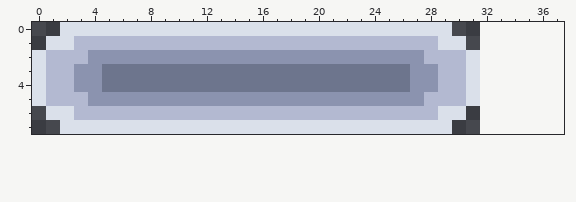
Two states of a pixel-art file, assets/brick break paddle.aseprite. Above, as it was before the edit.
32x8 pixels, 1 frame. The old version is drawn lined up with the new one, on the new canvas.
Now the later version:
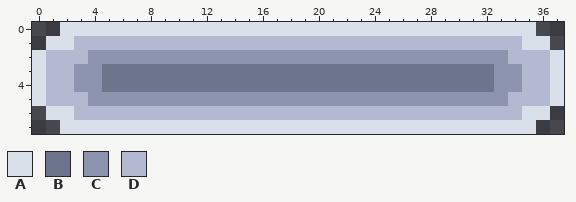
Palette (. is transparent): A #dae0ea  B #6d758d  C #8b93af  D #b3b9d1
Edits made:
canvas 32x8 -> 38x8
@@ x 25..37 @@
-0 AAAAA........
-1 DDDDAA.......
-2 CCCDDDA......
-3 BBCCDDA......
-4 BBCCDDA......
-5 CCCDDDA......
-6 DDDDAA.......
-7 AAAAA........
+0 AAAAAAAAAAA..
+1 DDDDDDDDDDAA.
+2 CCCCCCCCCDDDA
+3 BBBBBBBBCCDDA
+4 BBBBBBBBCCDDA
+5 CCCCCCCCCDDDA
+6 DDDDDDDDDDAA.
+7 AAAAAAAAAAA..
Pixel boxes of the changes (left, top, right, bottom) in both pictures:
changed: (410, 22, 564, 134)
